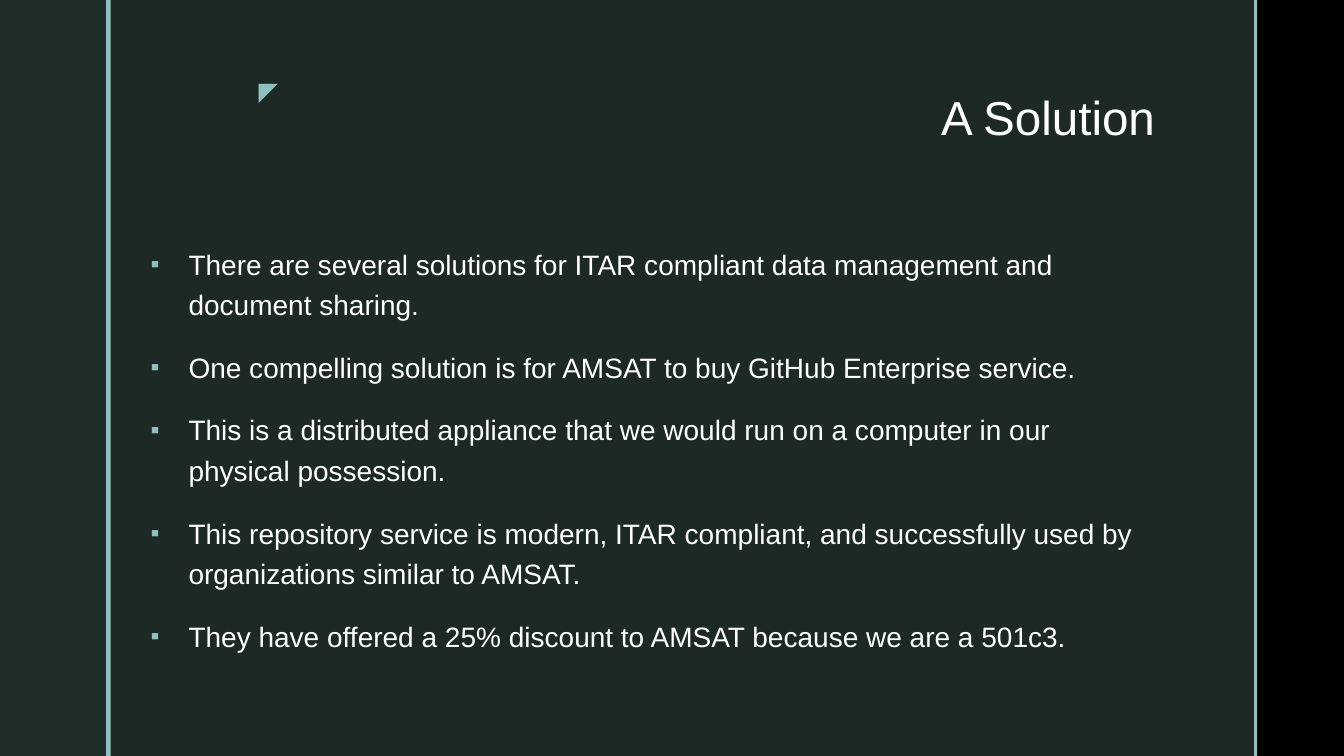
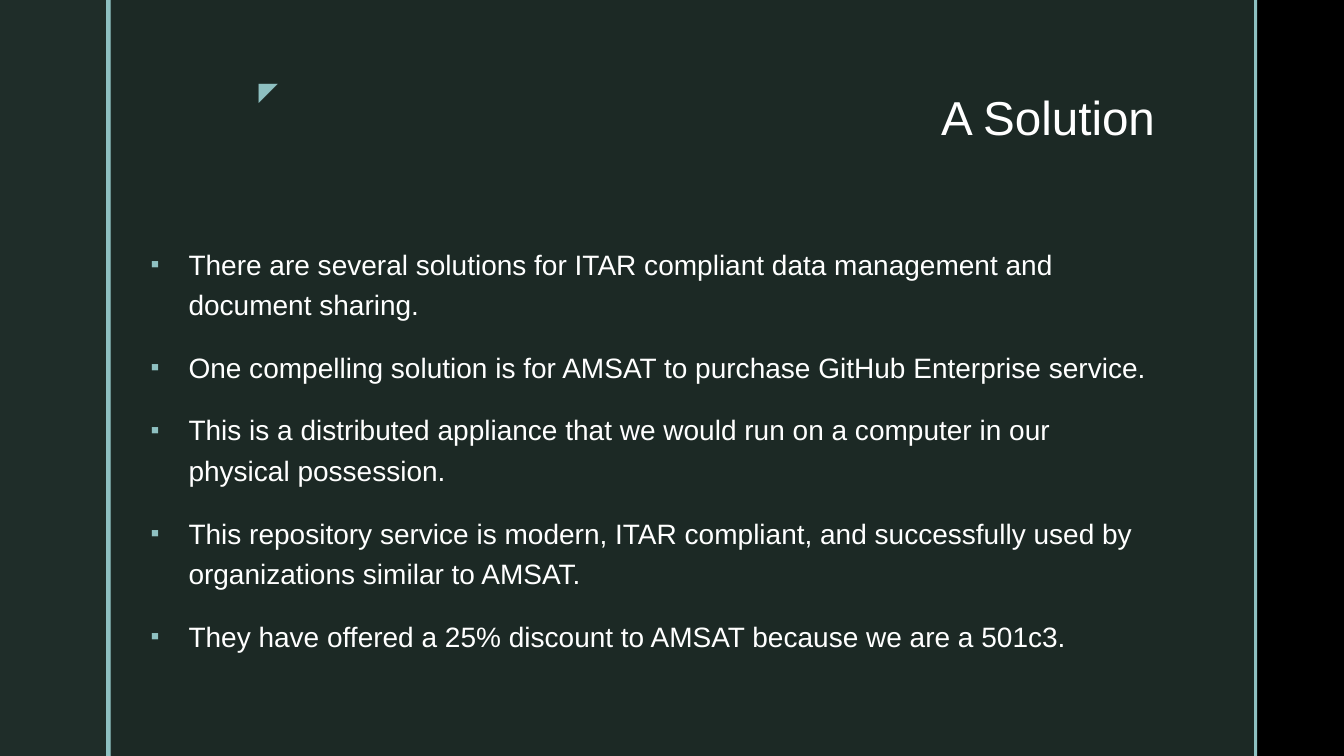
Before and after one commit to OpenResearchInstitute/documents, a slide deck: slide 4 of Papers_Articles_Presentations/Slide_Presentations/20171208_GitHubEnterpriseProposal.pptx. Drawn at 1344x756 pixels with LibreOffice and Linux fonts; fonts in the diff are those of the drawing; background and template pictures are left out. Boxes give left, top, right and bottom in pixels: in the first picture for what was removed or moved away, otherwise in the second. Text is boxed around its words. In the diff, an @@ line names an element or a change of style, - is before the commit and + after.

```diff
--- a/Papers_Articles_Presentations/Slide_Presentations/20171208_GitHubEnterpriseProposal.pptx
+++ b/Papers_Articles_Presentations/Slide_Presentations/20171208_GitHubEnterpriseProposal.pptx
@@ text at (189,357,1146,383): text changed @@
-▪ One compelling solution is for AMSAT to buy GitHub Enterprise service.
+▪ One compelling solution is for AMSAT to purchase GitHub Enterprise service.
```
Also in this commit, not shown: 3 other slides changed, 1 other file.
